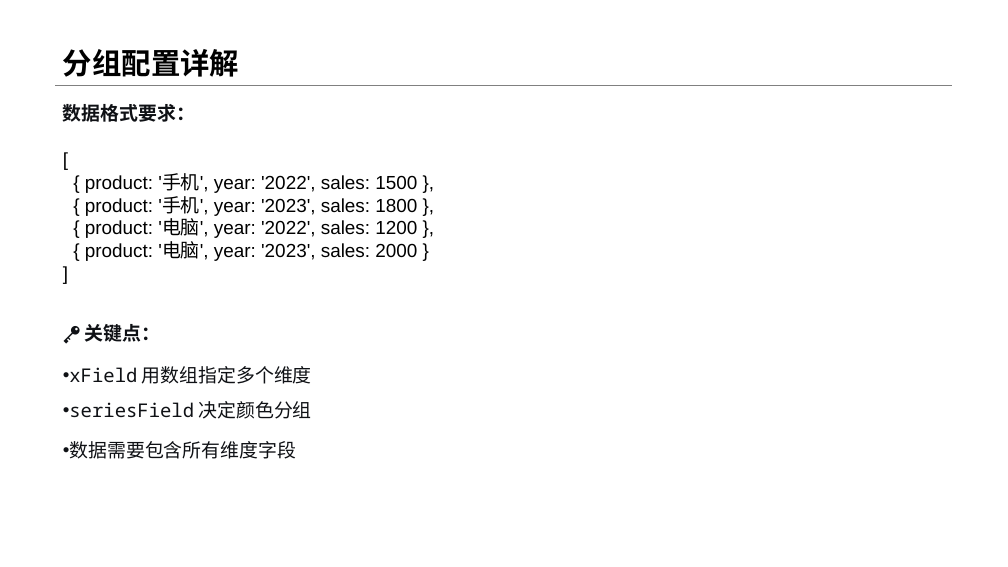
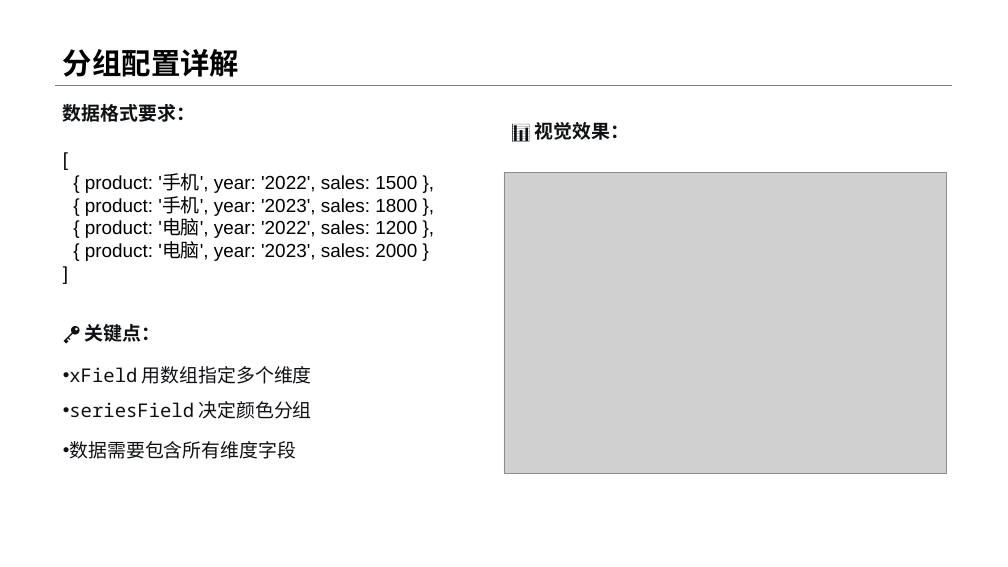
Before and after one commit to menglin1997/vchartCourse, a slide deck: slide 4 of code/Chapter 3 - Vchart Type/20-BarAdvanced/20-BarAdvanced.pptx. Drawn at 1008x567 pixels with LibreOffice and Linux fonts; fonts in the diff are those of the drawing; grey boxes stand for pictures. Boxes give left, top, right and bottom in pixels: in the first picture for what was removed or moved away, otherwise in the second. Text is boxed around its words. In the diff, an @@ line names an element or a change of style, - is before the commit and + after.

```diff
--- a/code/Chapter 3 - Vchart Type/20-BarAdvanced/20-BarAdvanced.pptx
+++ b/code/Chapter 3 - Vchart Type/20-BarAdvanced/20-BarAdvanced.pptx
@@ text added at (535, 122, 629, 140), 18 pt, text #0F1115, bold @@
+📊 视觉效果：
@@ picture added at (504, 172, 947, 473) @@
```
Also in this commit, not shown: 3 other slides changed, 1 slide removed, 7 other files.
